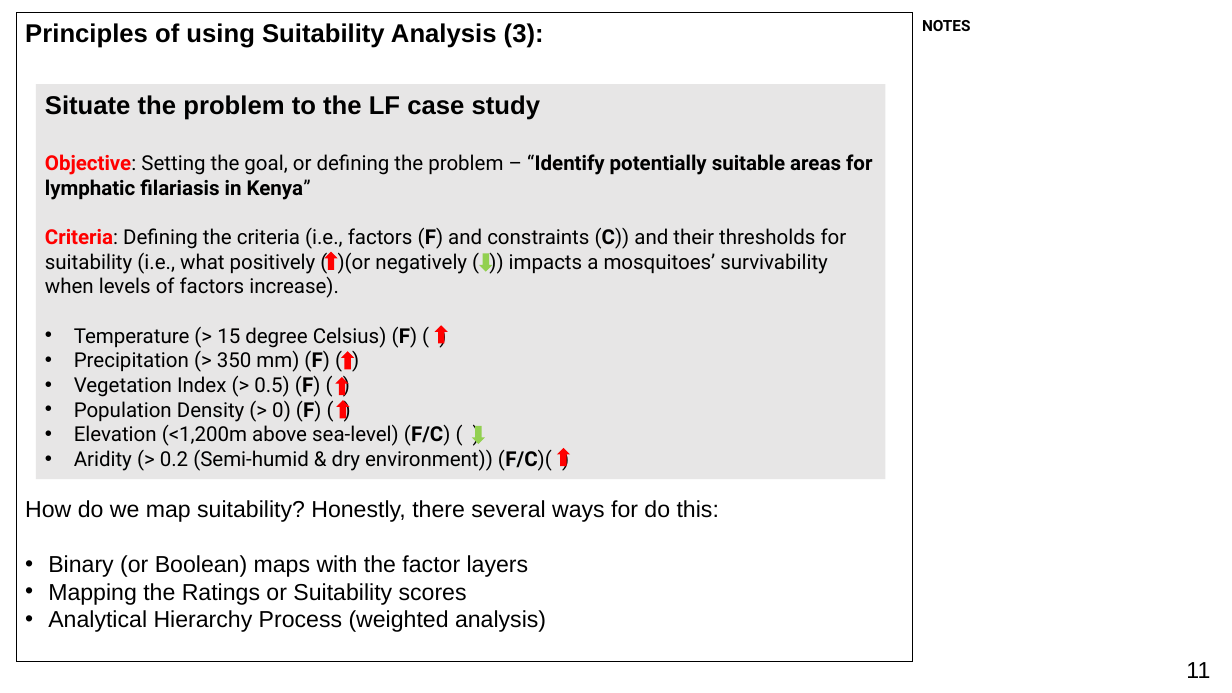
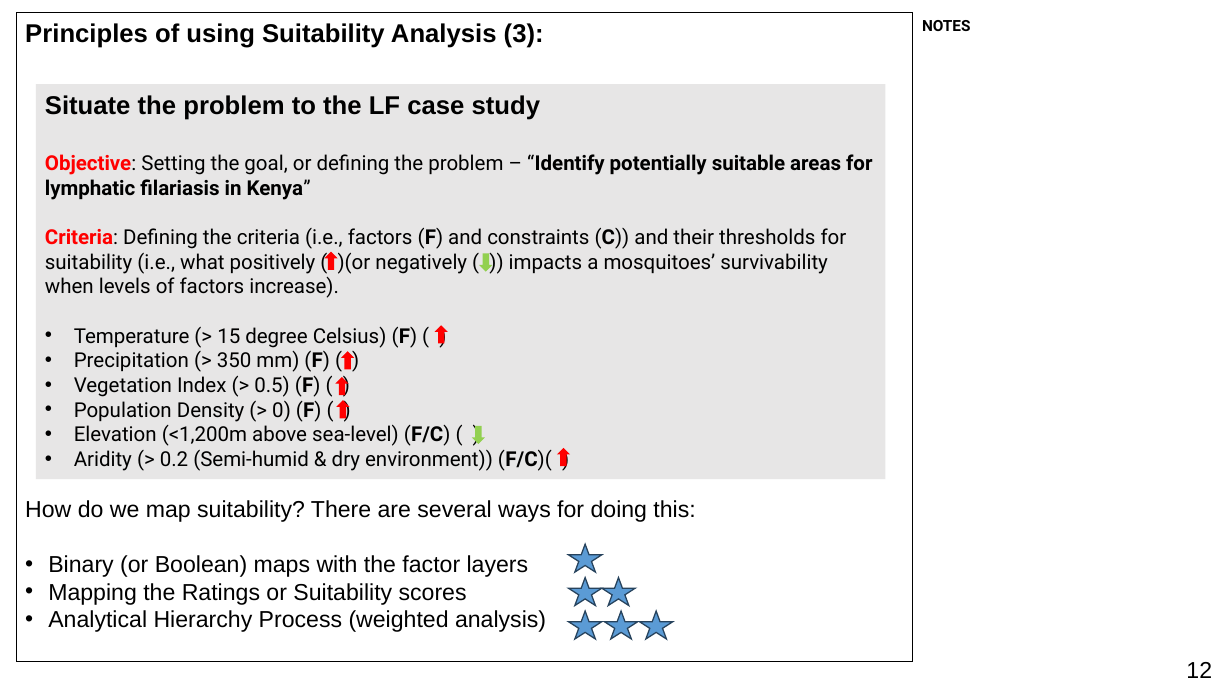
Before and after one commit to UCLPG-MSC-SGDS/GEOG0114, a slide deck: slide 12 of Lecture_notes_powerpoint/Week 4 Lecture Notes - Analytical Hierarchy Process.pptx (slide 11 before the commit). Drawn at 1232x693 pixels with LibreOffice and Linux fonts; fonts in the diff are those of the drawing. Boxes give left, top, right and bottom in pixels: in the first picture for what was removed or moved away, otherwise in the second. Text is boxed around its words. In the diff, an @@ line names an element or a change of style, - is before the commit and + after.

```diff
--- a/Lecture_notes_powerpoint/Week 4 Lecture Notes - Analytical Hierarchy Process.pptx
+++ b/Lecture_notes_powerpoint/Week 4 Lecture Notes - Analytical Hierarchy Process.pptx
@@ text at (25, 500, 695, 522): text changed @@
-How do we map suitability? Honestly, there several ways for do this:
+How do we map suitability? There are several ways for doing this:
@@ star added at (568, 544, 602, 572), fill #5B9BD5, outline #28445D 1 pt @@
@@ star added at (568, 578, 602, 605), fill #5B9BD5, outline #28445D 1 pt @@
@@ star added at (602, 578, 635, 605), fill #5B9BD5, outline #28445D 1 pt @@
@@ star added at (568, 611, 602, 639), fill #5B9BD5, outline #28445D 1 pt @@
@@ star added at (604, 611, 638, 639), fill #5B9BD5, outline #28445D 1 pt @@
@@ star added at (640, 611, 673, 639), fill #5B9BD5, outline #28445D 1 pt @@
@@ page number at (1186, 662, 1212, 678): text changed @@
-11
+12
```
Also in this commit, not shown: 9 other slides changed, 3 slides added, 3 other files.
